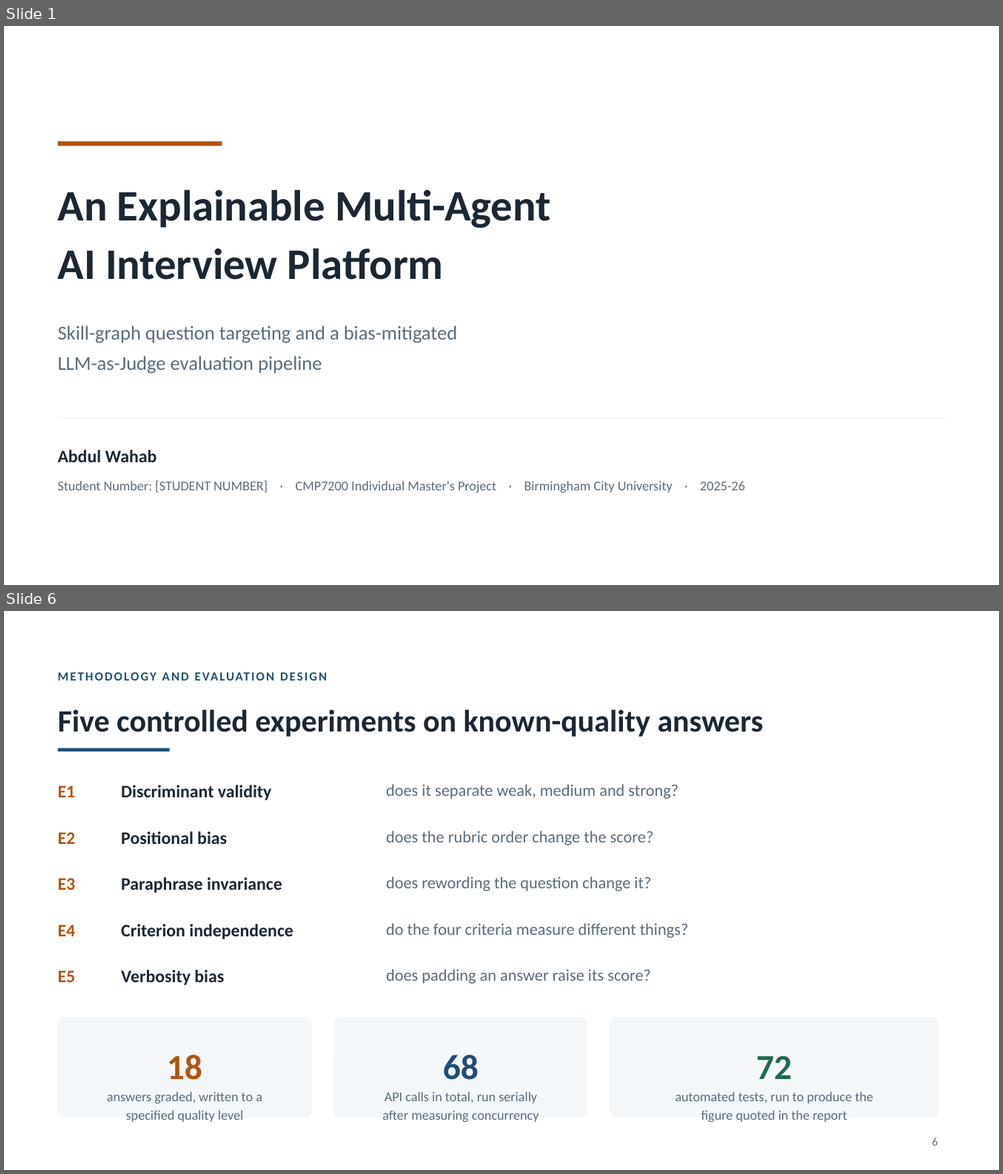
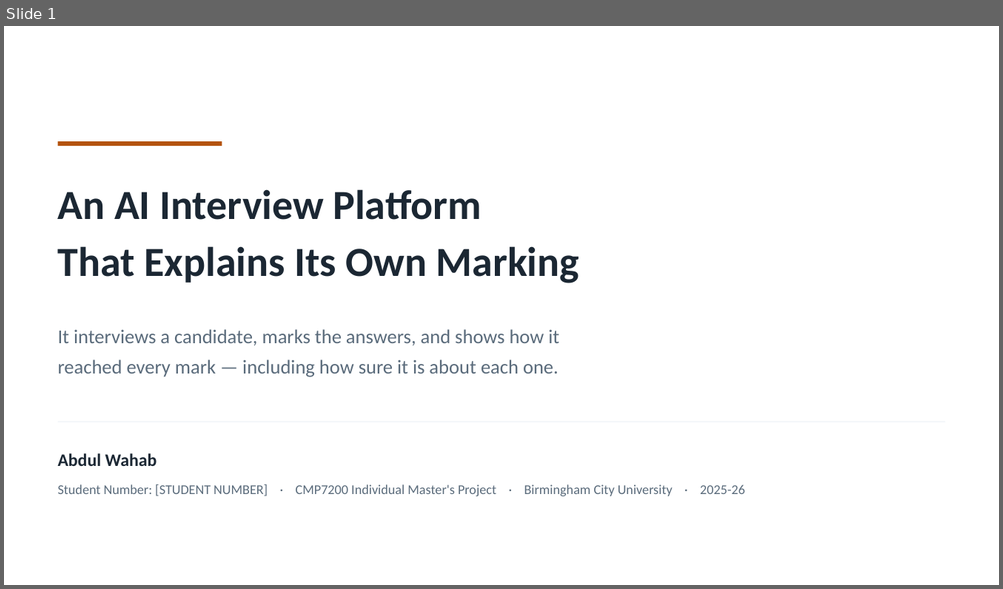
Before and after one commit to syedali254/interview_platform, a slide deck: submission/CMP7200_Viva_Presentation.pptx. Shown one above the other, each under a label of ours: slides 1 and 6 before the commit, slide 1 after it; the slides between them are not shown. The pictures are 1003x1174 and 1003x589 pixels, drawn with LibreOffice and Linux fonts; fonts in the diff are those of the drawing. Boxes give left, top, right and bottom in pixels: in the first picture for what was removed or moved away, otherwise in the second. Text is boxed around its words. In the diff, an @@ line names an element or a change of style, - is before the commit and + after.

```diff
--- a/submission/CMP7200_Viva_Presentation.pptx
+++ b/submission/CMP7200_Viva_Presentation.pptx
@@ slide 6 removed at box(4, 611, 999, 1170), background #FFFFFF @@
@@ text removed at box(58, 665, 945, 687) @@
-METHODOLOGY AND EVALUATION DESIGN
@@ text removed at box(58, 709, 763, 737) @@
-Five controlled experiments on known-quality answers
@@ rectangle removed at box(58, 749, 170, 752) @@
@@ text removed at box(58, 786, 76, 797) @@
-E1
@@ text removed at box(121, 785, 272, 800) @@
-Discriminant validity
@@ text removed at box(386, 784, 678, 799) @@
-does it separate weak, medium and strong?
@@ text removed at box(58, 832, 76, 844) @@
-E2
@@ text removed at box(121, 832, 227, 844) @@
-Positional bias
@@ text removed at box(386, 831, 654, 846) @@
-does the rubric order change the score?
@@ text removed at box(386, 877, 651, 891) @@
-does rewording the question change it?
@@ text removed at box(58, 878, 76, 890) @@
-E3
@@ text removed at box(121, 877, 282, 893) @@
-Paraphrase invariance
@@ text removed at box(58, 925, 76, 937) @@
-E4
@@ text removed at box(121, 924, 293, 940) @@
-Criterion independence
@@ text removed at box(386, 923, 688, 938) @@
-do the four criteria measure different things?
@@ text removed at box(58, 971, 76, 982) @@
-E5
@@ text removed at box(121, 970, 224, 985) @@
-Verbosity bias
@@ text removed at box(386, 969, 651, 984) @@
-does padding an answer raise its score?
@@ rounded rectangle removed at box(58, 1017, 311, 1119) @@
@@ rounded rectangle removed at box(334, 1017, 587, 1119) @@
@@ rounded rectangle removed at box(610, 1017, 938, 1119) @@
@@ text removed at box(167, 1055, 202, 1080) @@
-18
@@ text removed at box(443, 1055, 478, 1080) @@
-68
@@ text removed at box(756, 1056, 791, 1079) @@
-72
@@ text removed at box(107, 1092, 262, 1122) @@
-answers graded, written to a
-specified quality level
@@ text removed at box(382, 1092, 539, 1122) @@
-API calls in total, run serially
-after measuring concurrency
@@ text removed at box(675, 1092, 874, 1122) @@
-automated tests, run to produce the
-figure quoted in the report
@@ text removed at box(932, 1138, 938, 1146) @@
-6
@@ slide 1 changed as well @@
@@ text at box(58, 190, 580, 284): text changed; size 42 to 40 pt @@
-An Explainable Multi-Agent
-AI Interview Platform
+An AI Interview Platform
+That Explains Its Own Marking
@@ text at box(58, 329, 559, 378): text changed @@
-Skill-graph question targeting and a bias-mitigated
-LLM-as-Judge evaluation pipeline
+It interviews a candidate, marks the answers, and shows how it
+reached every mark — including how sure it is about each one.
@@ text "Abdul Wahab": place and size @@
-text "Abdul Wahab" at box(58, 450, 157, 463)
+text "Abdul Wahab" at box(58, 454, 157, 466)
@@ text "Student Number: [STUDENT NUMBER] · ...": place and size @@
-text "Student Number: [STUDENT NUMBER] · ..." at box(58, 481, 745, 493)
+text "Student Number: [STUDENT NUMBER] · ..." at box(58, 485, 745, 497)
```
Also in this commit, not shown: 4 other slides changed, 5 slides added, 4 other slides removed, 2 other files.
